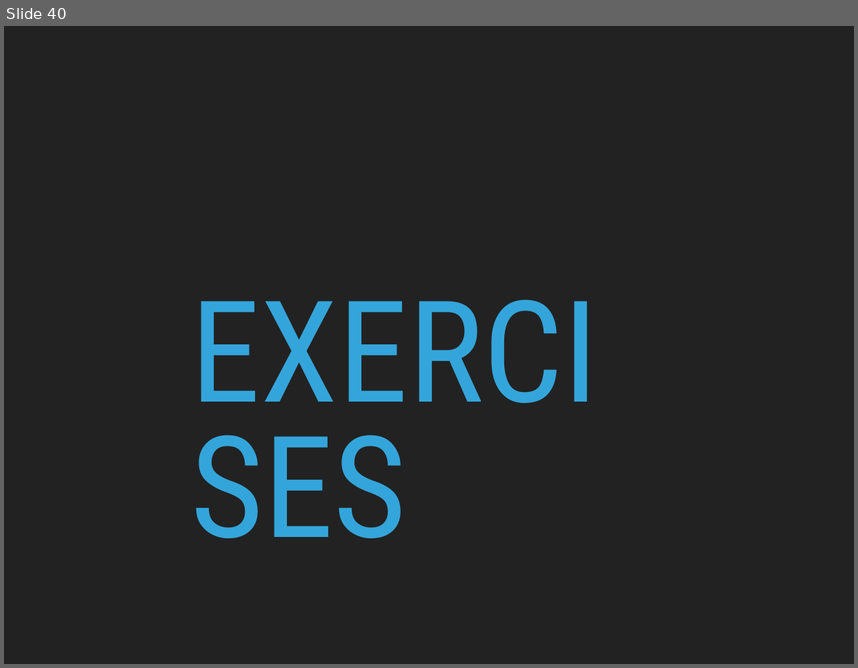
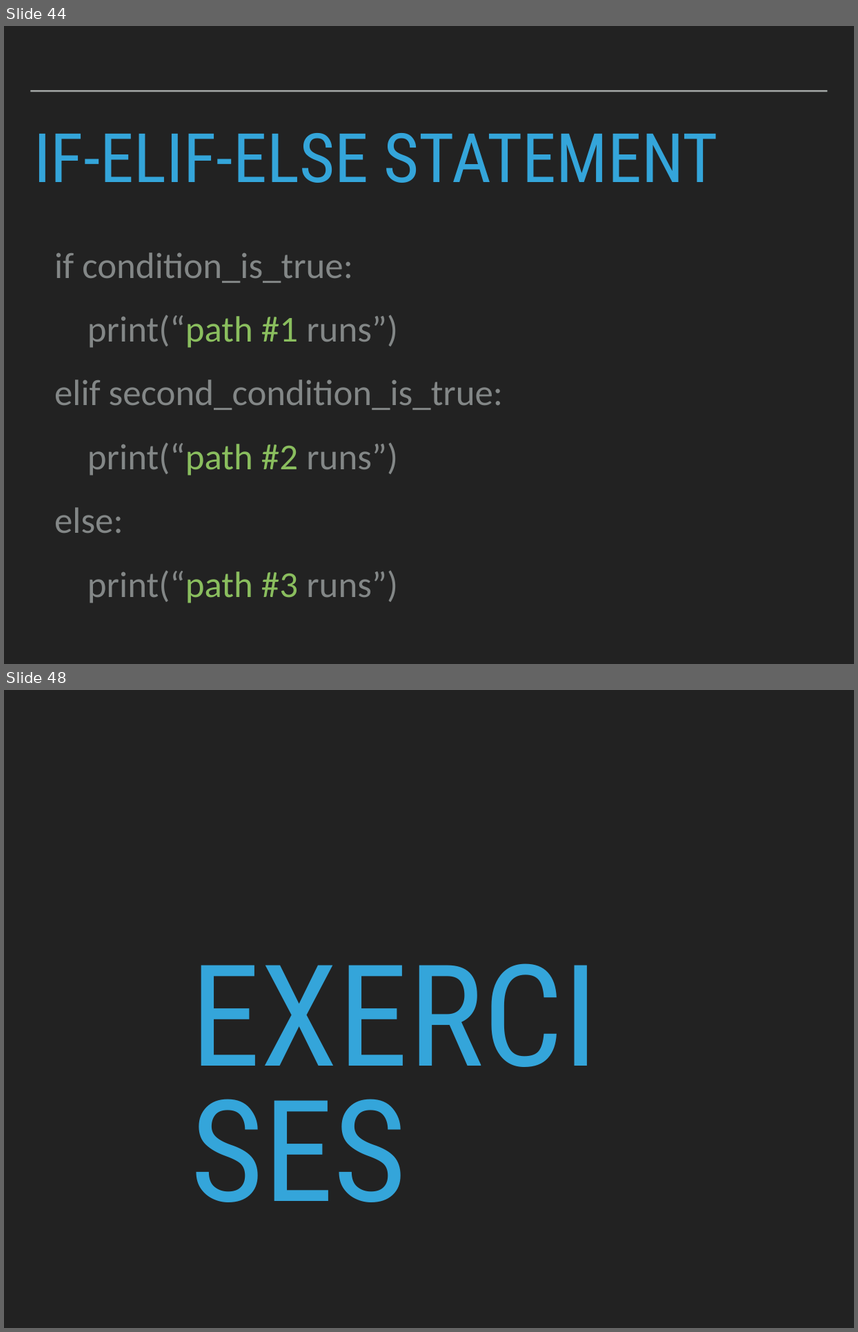
Before and after one commit to robcarrington/python-for-data-science, a slide deck: Session3/Session3_Slides.pptx. Shown one above the other, each under a label of ours: slide 40 before the commit, slides 44 and 48 after it; the slides between them are not shown. The pictures are 858x668 and 858x1332 pixels, drawn with LibreOffice and Linux fonts; fonts in the diff are those of the drawing. Boxes give left, top, right and bottom in pixels: in the first picture for what was removed or moved away, otherwise in the second. Text is boxed around its words. In the diff, an @@ line names an element or a change of style, - is before the commit and + after.

```diff
--- a/Session3/Session3_Slides.pptx
+++ b/Session3/Session3_Slides.pptx
@@ slide 44 added at bbox=[4, 26, 854, 664], background #222222 @@
@@ line added from (30, 91) to (828, 91), #A6AAA9 2 pt @@
@@ title added at bbox=[34, 133, 718, 183], 82 pt, text #34A5DA @@
+IF-ELIF-ELSE STATEMENT
@@ text added at bbox=[54, 252, 503, 603], 44 pt, text #838787 @@
+if condition_is_true:
+print(“path #1 runs”)
+elif second_condition_is_true:
+print(“path #2 runs”)
+else:
+print(“path #3 runs”)
@@ what was slide 40 is now slide 48 @@
```
Also in this commit, not shown: 8 slides changed, 24 other slides added, 54 slides removed, 5 other files.
